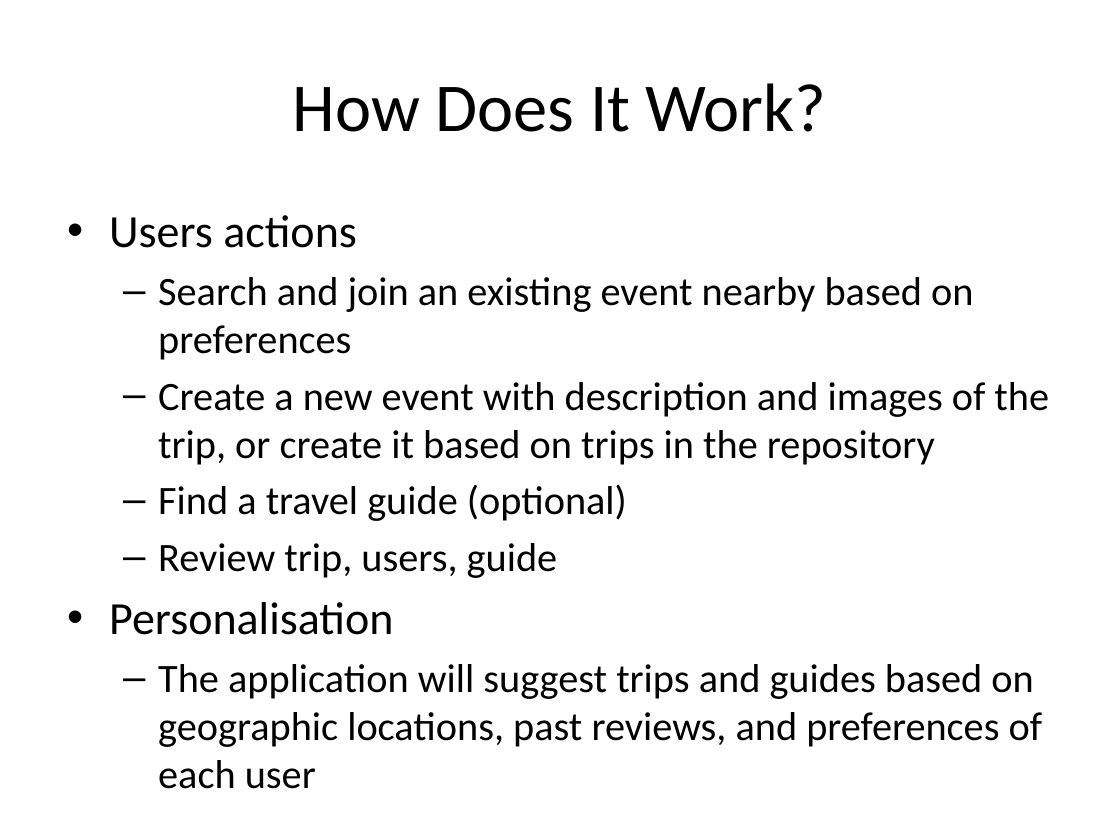
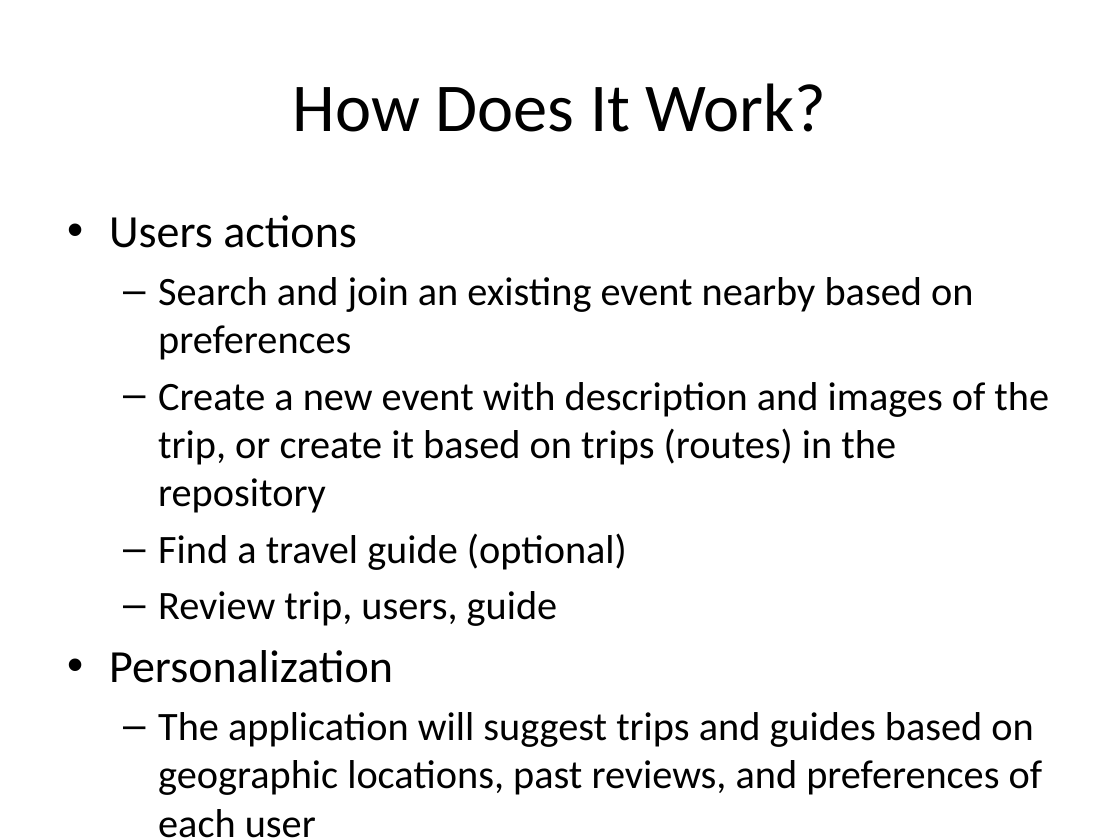
Before and after one commit to keremg/outsurfing, a slide deck: slide 6 of documents/Presentation.pptx. Drawn at 1120x840 pixels with LibreOffice and Linux fonts; fonts in the diff are those of the drawing. Boxes give left, top, right and bottom in pixels: in the first picture for what was removed or moved away, otherwise in the second. Text is boxed around its words. In the diff, an @@ line names an element or a change of style, - is before the commit and + after.

```diff
--- a/documents/Presentation.pptx
+++ b/documents/Presentation.pptx
@@ text at bbox=[158, 382, 1049, 513]: text changed @@
-  – Create a new event with description and images of the trip, or create it based on trips in the repository
+  – Create a new event with description and images of the trip, or create it based on trips (routes) in the repository
@@ text at bbox=[109, 650, 393, 683]: text changed @@
-• Personalisation
+• Personalization
```
Also in this commit, not shown: 8 other slides changed.
